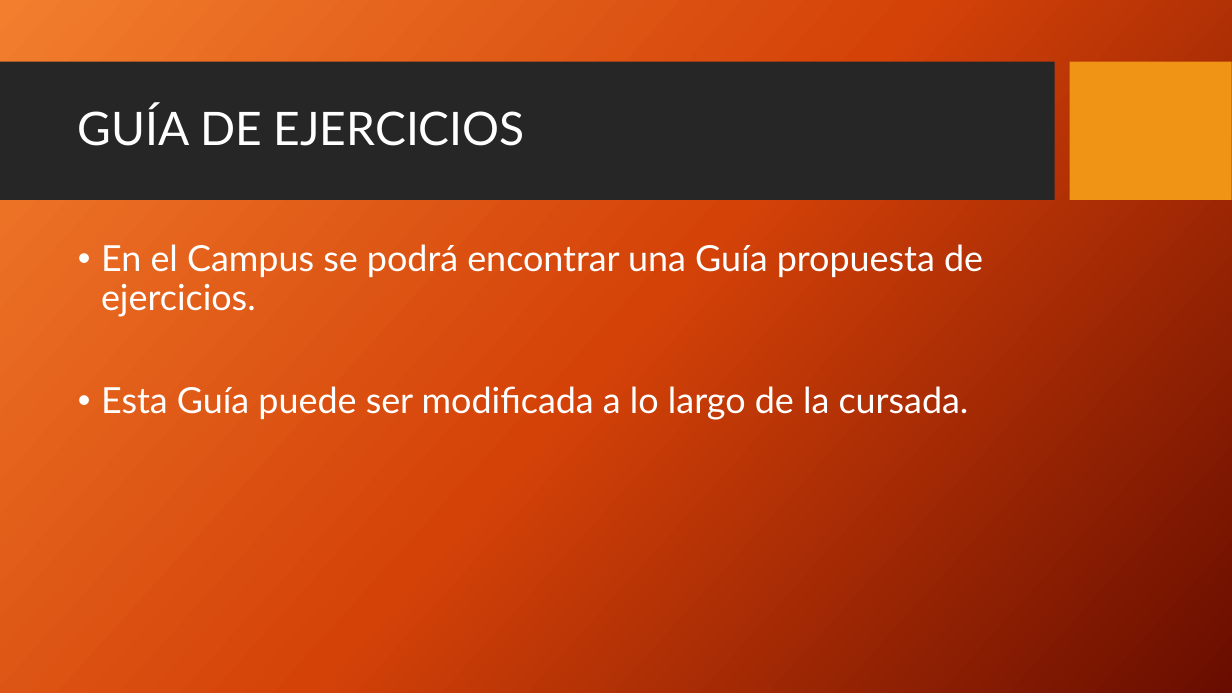
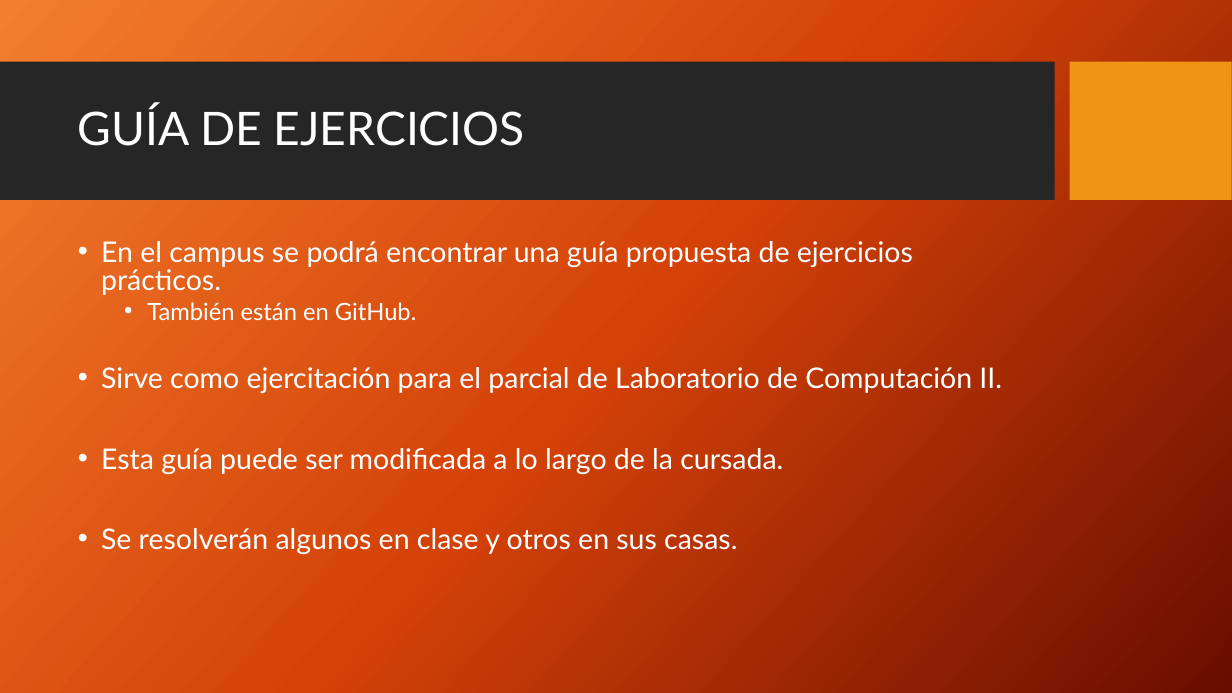
Before and after one commit to FedeDavila1984/utn_prog_y_lab_II, a slide deck: slide 7 of PPTs/Programacion y Laboratorio II-201908.pptx. Drawn at 1232x693 pixels with LibreOffice and Linux fonts; fonts in the diff are those of the drawing; background and template pictures are left out. Boxes give left, top, right and bottom in pixels: in the first picture for what was removed or moved away, otherwise in the second. Text is boxed around its words. In the diff, an @@ line names an element or a change of style, - is before the commit and + after.

```diff
--- a/PPTs/Programacion y Laboratorio II-201908.pptx
+++ b/PPTs/Programacion y Laboratorio II-201908.pptx
@@ text at [101, 241, 1002, 554]: text changed; size 28 to 22.2 pt @@
-• En el Campus se podrá encontrar una Guía propuesta de ejercicios.
-• Esta Guía puede ser modificada a lo largo de la cursada.
+• En el campus se podrá encontrar una guía propuesta de ejercicios prácticos.
+  • También están en GitHub.
+• Sirve como ejercitación para el parcial de Laboratorio de Computación II.
+• Esta guía puede ser modificada a lo largo de la cursada.
+• Se resolverán algunos en clase y otros en sus casas.
```
Also in this commit, not shown: 1 slide added.
